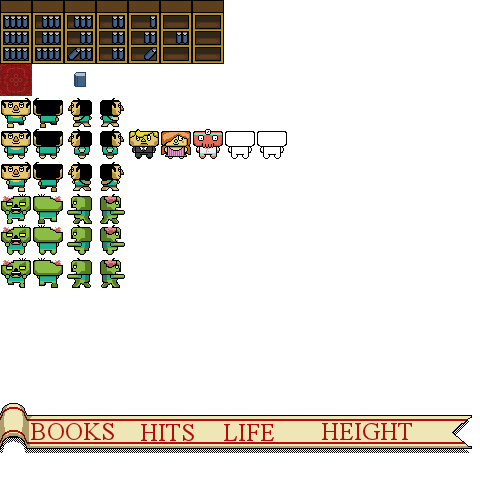
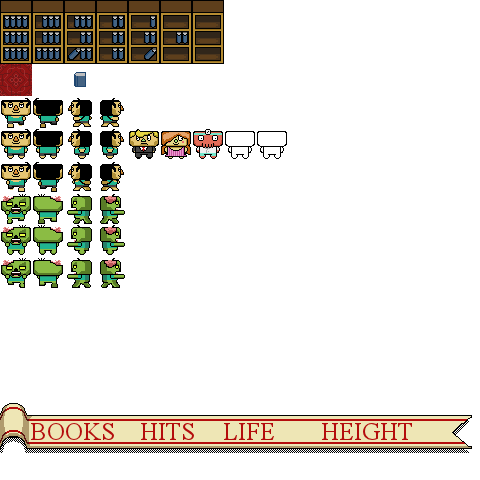
Before/after of a 480x480 layered artwork. What changed in the layer stack:
painted on "LIFE" over [224, 423, 274, 441]
painted on "HITS" over [141, 423, 194, 441]
